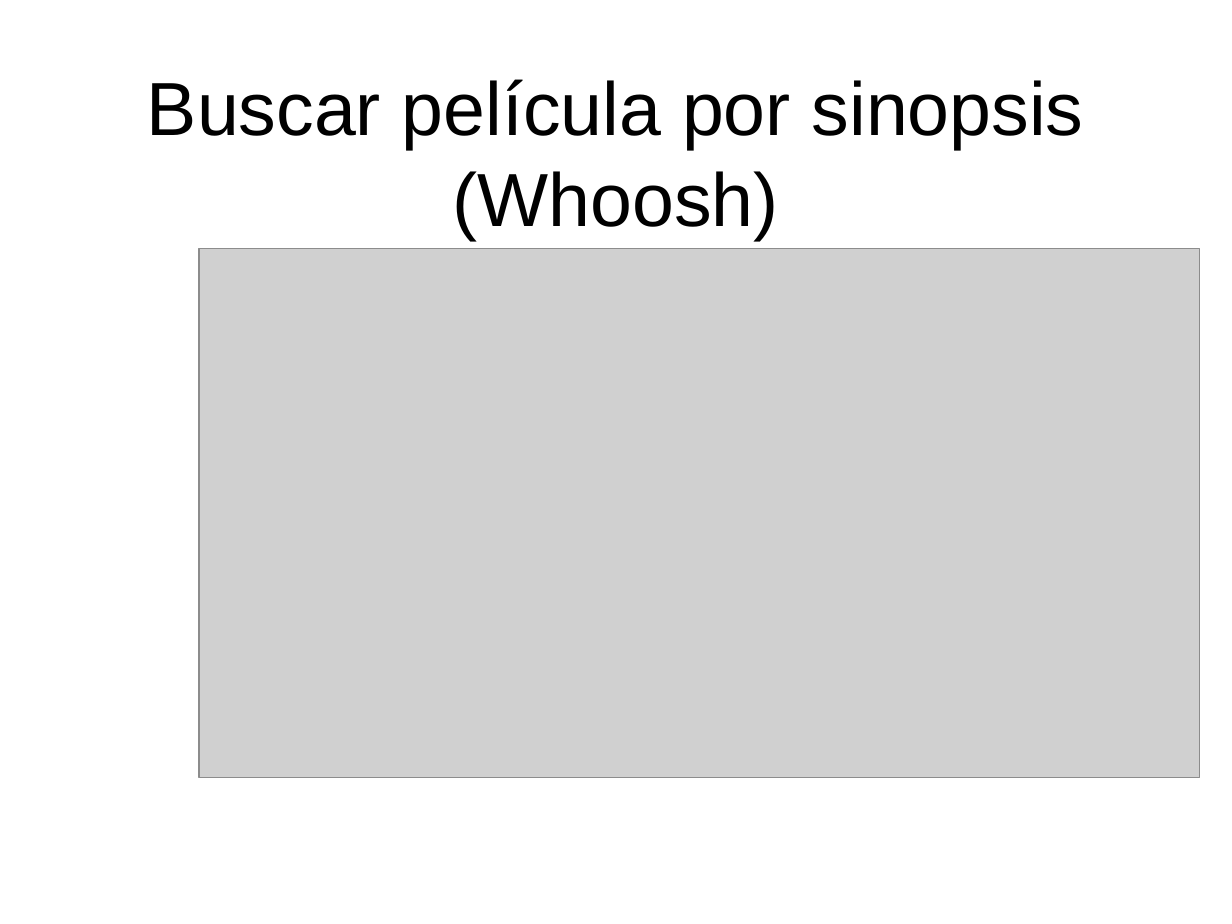
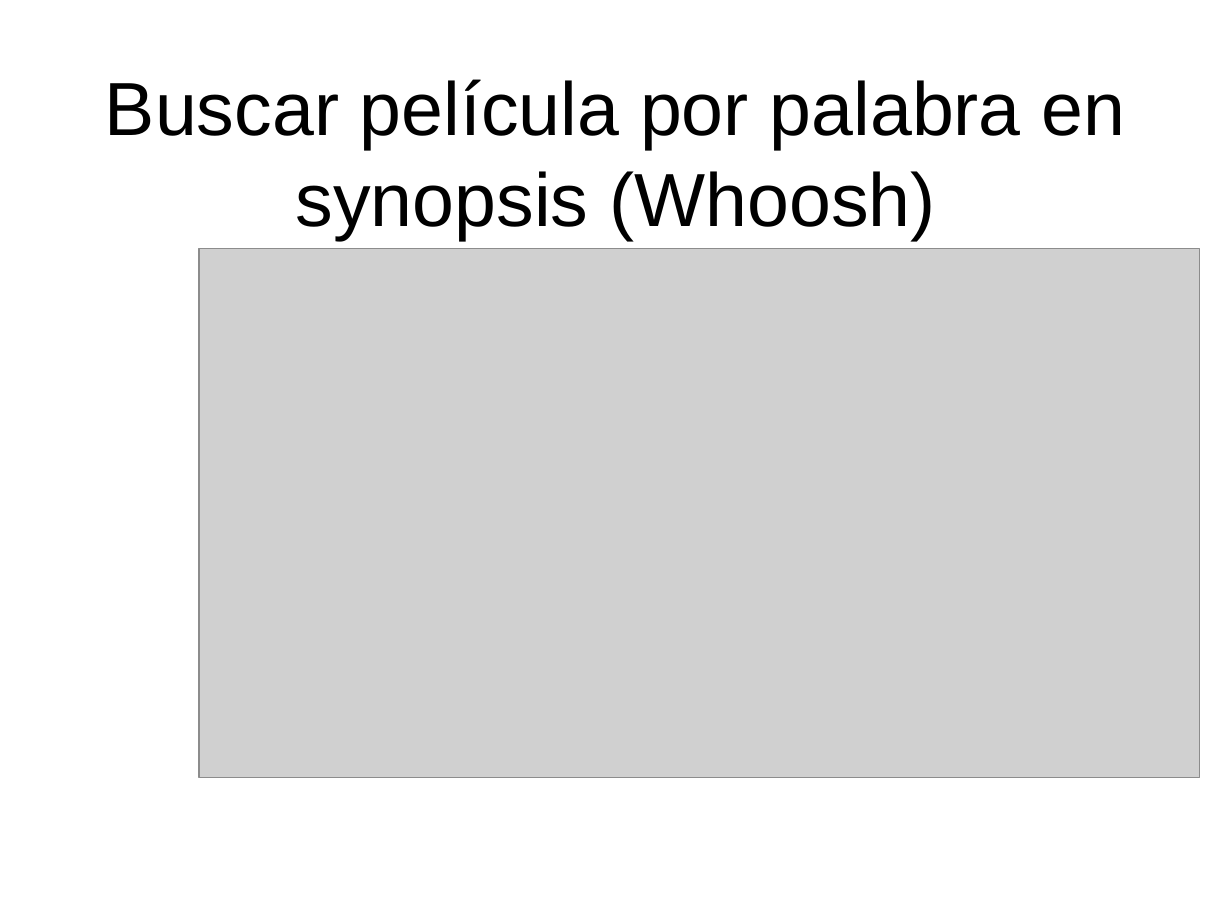
Before and after one commit to julioom/EGC, a slide deck: slide 8 of presentacion-AII.ppt (slide 7 before the commit). Drawn at 1232x924 pixels with LibreOffice and Linux fonts; fonts in the diff are those of the drawing; grey boxes stand for pictures; background and template pictures are left out. Boxes give left, top, right and bottom in pixels: in the first picture for what was removed or moved away, otherwise in the second. Text is boxed around its words. In the diff, an @@ line names an element or a change of style, - is before the commit and + after.

```diff
--- a/presentacion-AII.ppt
+++ b/presentacion-AII.ppt
@@ title at [105, 79, 1126, 240]: text changed @@
-Buscar película por sinopsis (Whoosh)
+Buscar película por palabra en synopsis (Whoosh)
```
Also in this commit, not shown: 2 other slides changed, 1 slide added, 4 other files.
